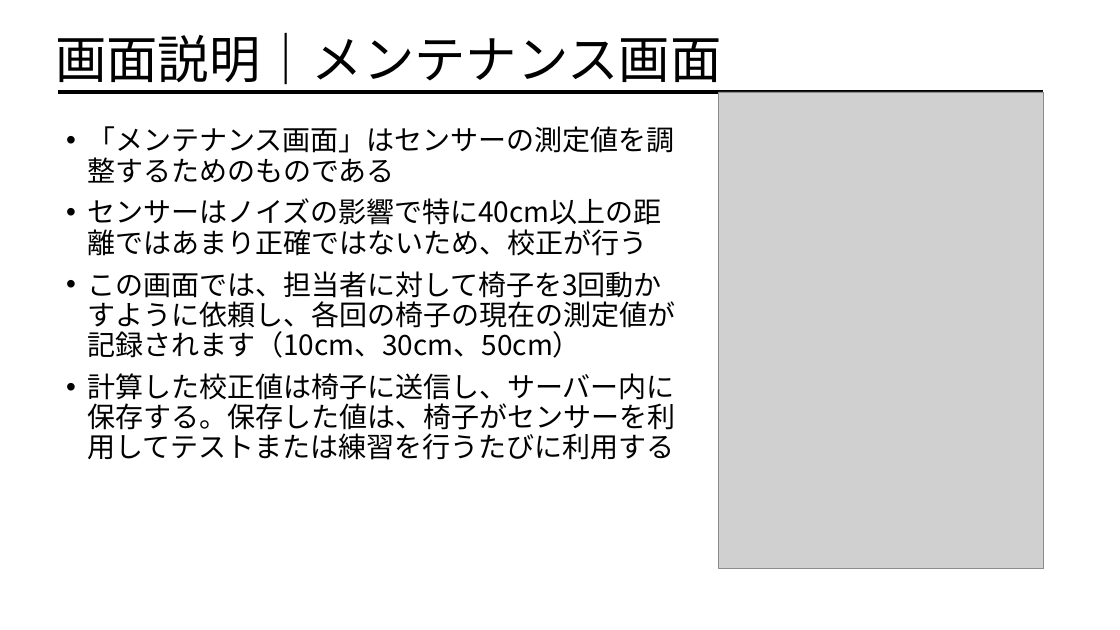
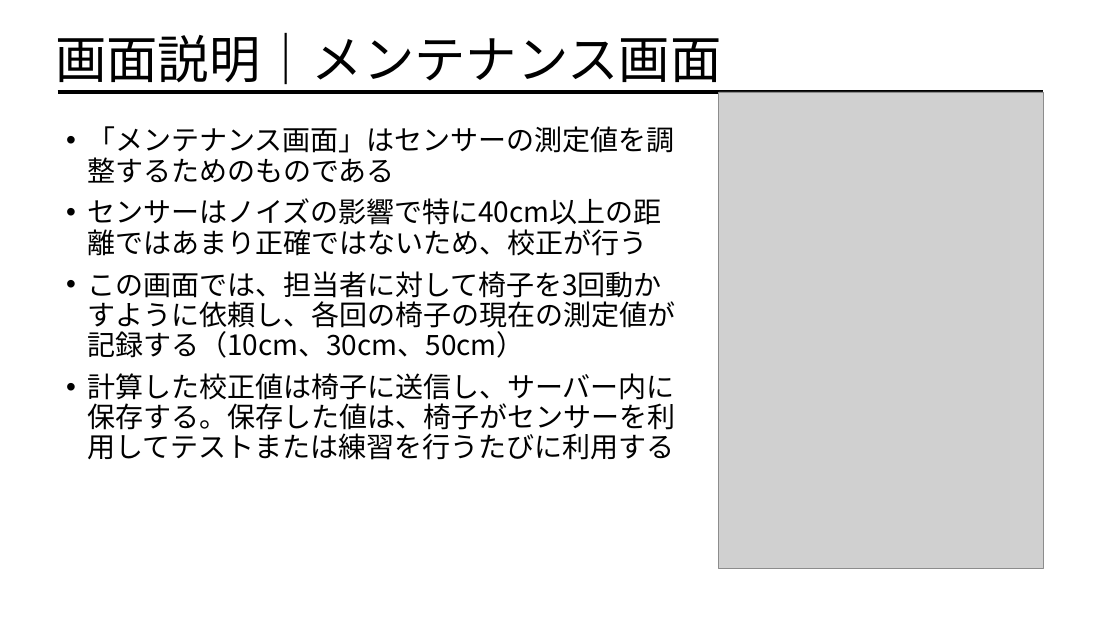
Before and after one commit to afiqfadzil/pythonProject1, a slide deck: slide 18 of graduate_presentation_afiq_1221.pptx. Drawn at 1120x630 pixels with LibreOffice and Linux fonts; fonts in the diff are those of the drawing; grey boxes stand for pictures. Boxes give left, top, right and bottom in pixels: in the first picture for what was removed or moved away, otherwise in the second. Text is boxed around its words. In the diff, an @@ line names an element or a change of style, - is before the commit and + after.

```diff
--- a/graduate_presentation_afiq_1221.pptx
+++ b/graduate_presentation_afiq_1221.pptx
@@ text at [87,271,675,358]: text changed @@
-• この画面では、担当者に対して椅子を3回動かすように依頼し、各回の椅子の現在の測定値が記録されます（10cm、30cm、50cm）
+• この画面では、担当者に対して椅子を3回動かすように依頼し、各回の椅子の現在の測定値が記録する（10cm、30cm、50cm）
```
Also in this commit, not shown: 2 other slides changed.
